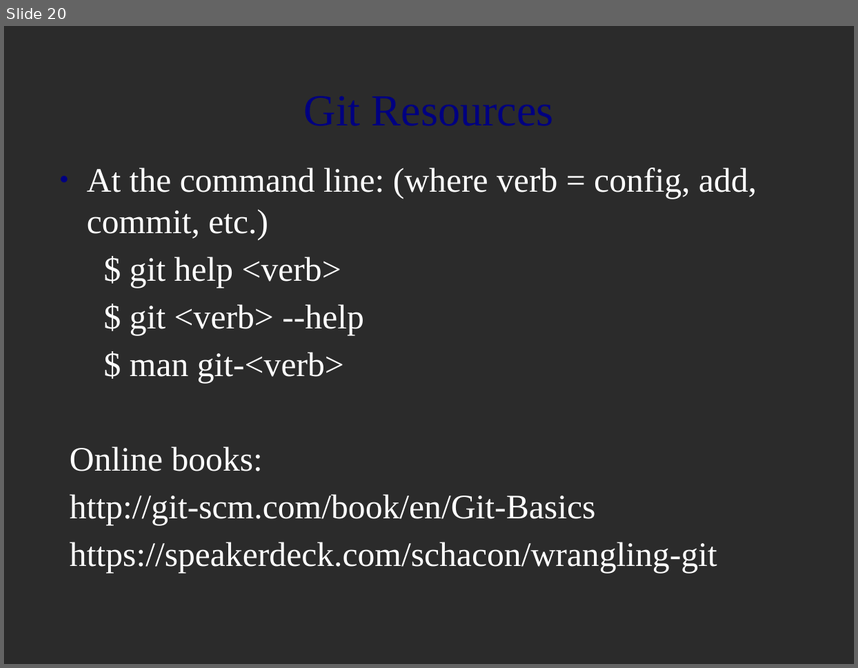
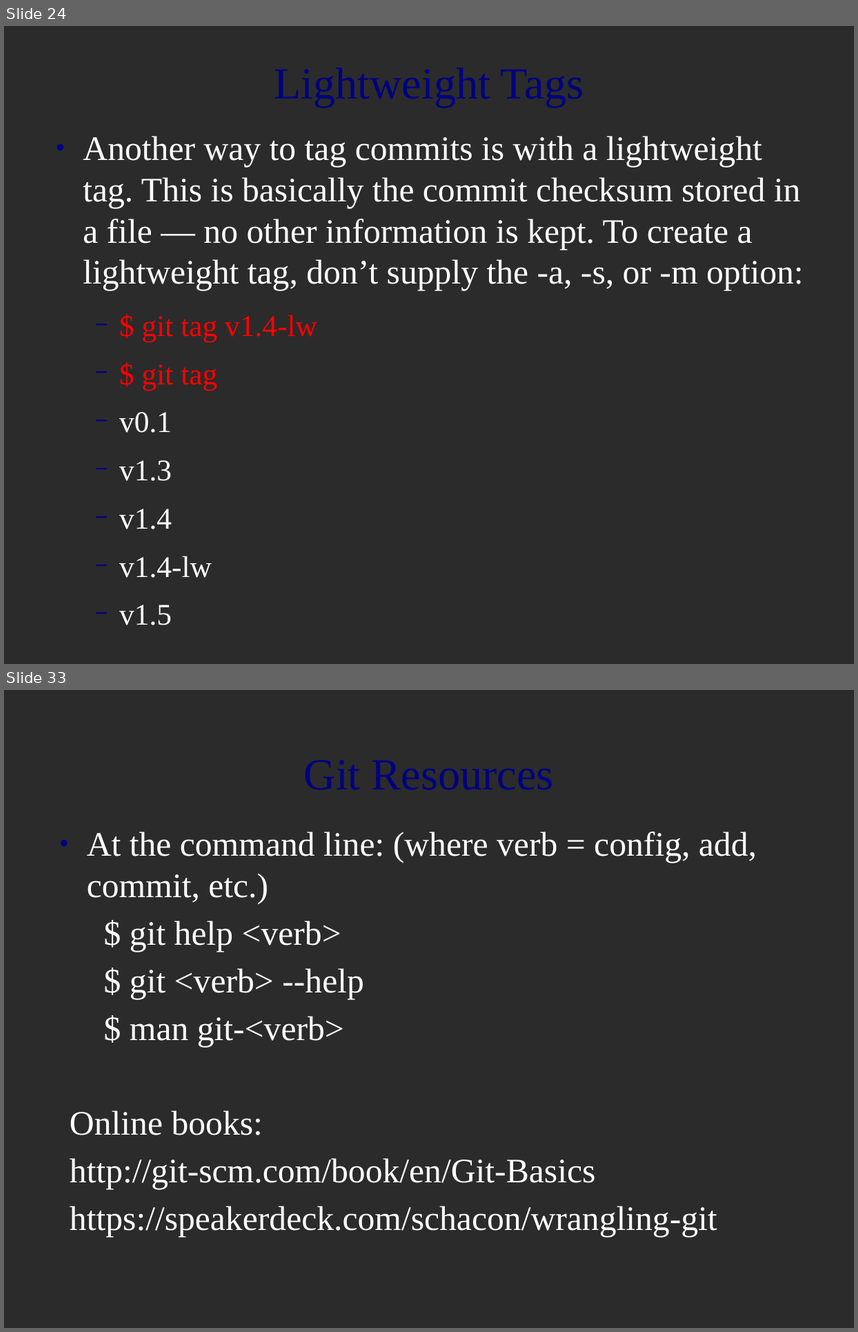
Before and after one commit to MariamP/myRepo, a slide deck: git_intro.odp. Shown one above the other, each under a label of ours: slide 20 before the commit, slides 24 and 33 after it; the slides between them are not shown. The pictures are 858x668 and 858x1332 pixels, drawn with LibreOffice and Linux fonts; fonts in the diff are those of the drawing; background and template pictures are left out; a plain dark background stands for a picture behind light text. Boxes give left, top, right and bottom in pixels: in the first picture for what was removed or moved away, otherwise in the second. Text is boxed around its words. In the diff, an @@ line names an element or a change of style, - is before the commit and + after.

Commit message:
- Added information about tagging and branching in Git.

```diff
--- a/git_intro.odp
+++ b/git_intro.odp
@@ slide 24 added at <box>4,26,854,664</box>, background picture (left out) @@
@@ text added at <box>83,136,804,625</box>, 32 pt, text #FFFFFF @@
+● Another way to tag commits is with a lightweight tag. This is basically the commit checksum stored in a file — no other information is kept. To create a lightweight tag, don’t supply the -a, -s, or -m option:
+  − $ git tag v1.4-lw
+  − $ git tag
+  − v0.1
+  − v1.3
+  − v1.4
+  − v1.4-lw
+  − v1.5
@@ title added at <box>606,136,762,167</box>, 41.4 pt, text #000080 @@
+Lightweight Tags
@@ what was slide 20 is now slide 33 @@
```
Also in this commit, not shown: 12 other slides added.
